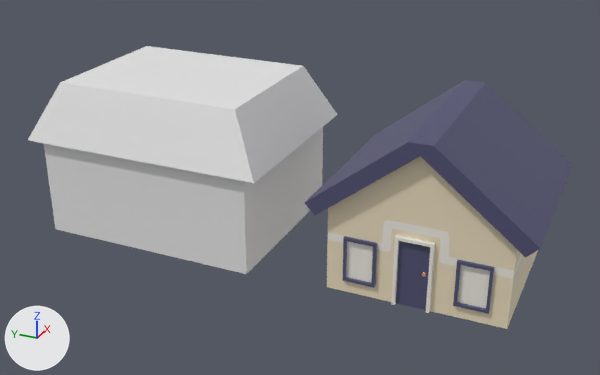
The Blender file assets/blender/poste.blend, before and after one commit.
The view is the same before and after, from a 50 mm lens placed at (-18.3, -10.08, 10.6), pointed at (0.13, -1.78, 1.39). Arrows for +X, +Y and +Z are at lower left; the lights stay in place. The picture after the commit comes second.

The scene before the commit, as lines of its bpy script (objects in view):
```python
me_cube = bpy.data.meshes.new('Cube')
me_cube.from_pydata(...)  # 150 vertices, 142 faces; spans x -1.08..1.48, y -1.12..1.12, z -1.0..1.0
me_cube.materials.append(mat_material)  # white #e7e7e7
me_cube_001 = bpy.data.meshes.new('Cube.001')
me_cube_001.from_pydata(...)  # 283 vertices, 240 faces, 1 loose edge; spans x -2.41..2.41, y -2.68..2.68, z 1.09..5.25
me_cube_001.materials.append(mat_material_001)  # picture img_maisons_texture_png
ob_cube = bpy.data.objects.new('Cube', me_cube)
ob_cube.location = (0.0, 1.5, 2.08)
ob_cube.scale = (2.42, 2.97, 2.07)
ob_cube_001 = bpy.data.objects.new('Cube.001', me_cube_001)
ob_cube_001.location = (0.0, -5.71, -1.07)
```
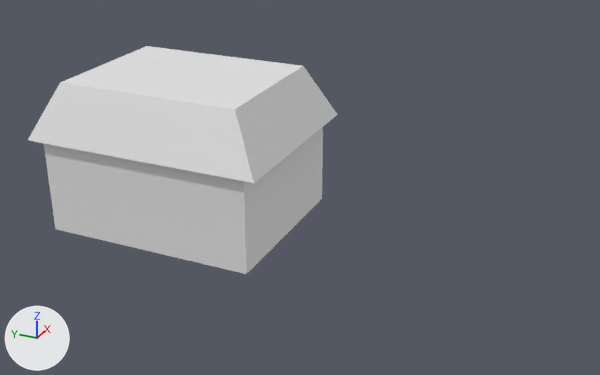
Diff of the bpy script that builds the scene:
```diff
--- a/assets/blender/poste.blend.py
+++ b/assets/blender/poste.blend.py
@@ ob_cube_001 @@
-ob_cube_001 = bpy.data.objects.new('Cube.001', me_cube_001)
-ob_cube_001.location = (0.0, -5.71, -1.07)
```

Pixel boxes (x1, y1, x2, y2) of what changed, in the pictures (600 x 375 px):
'Cube.001', deleted
    before: (305, 80, 573, 329)
